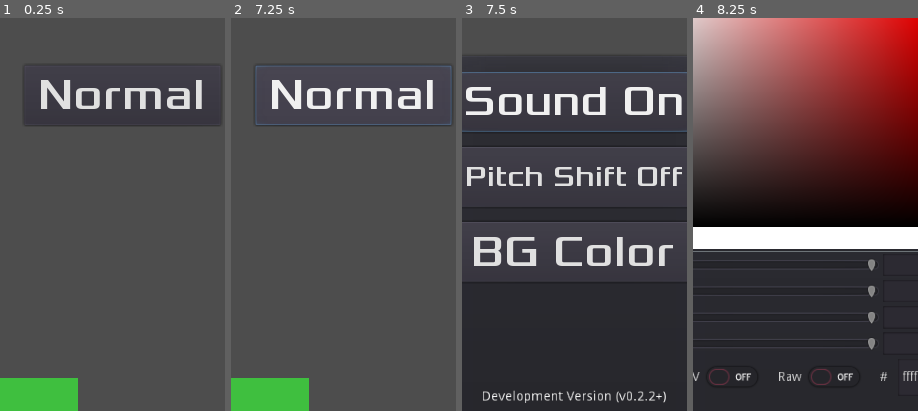
Above: before the commit, frames 1-4 (left to right).
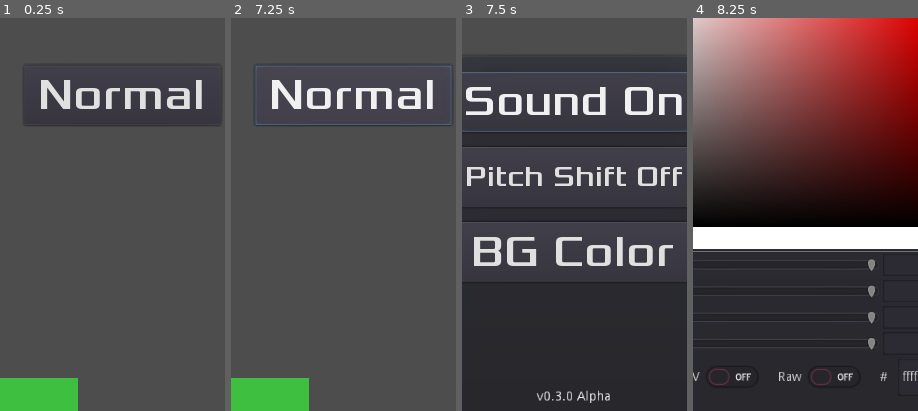
Above: after the commit, the same moments.

Repository: tomas7770/RunJump
Game: Godot game, scene res://scenes/Title.tscn
The game is run twice, just before and just after one commit, with the same random seed, the same clock (stepped at 60 frames per second) and the same inputs.
Inputs:
- Up to frame 1 (0.25 s): no input
- Up to frame 2 (7.25 s): click "Normal" at 0.5 s; click "Easy" at 1.25 s; click "Fast" at 2 s; click "Normal" at 2.75 s; click "Easy" at 3.5 s; click "Fast" at 4.25 s; click "Normal" at 5 s; click "Easy" at 5.75 s; click "Fast" at 6.5 s
- Up to frame 3 (7.5 s): click "Settings" at 7.25 s
- Up to frame 4 (8.25 s): click "BG Color" at 8 s
The pictures show only the part of the screen within x 23-73%, y 16-66%; the shares and areas given below are measured in that part.

Frames 1-2 are identical in both runs. In frame 3, 0.9% of the frame differs, in the area x 9-91%, y 94-98%; in frame 4, nothing differs.

Commit message:
Update version name to v0.3.0 Alpha

Diff:
--- a/scenes/GlobalVariables.gd
+++ b/scenes/GlobalVariables.gd
@@ -1,6 +1,6 @@
 extends Node
 
-const GAME_VERSION = "Development Version (v0.2.2+)"
+const GAME_VERSION = "v0.3.0 Alpha"
 const SAVEABLE = {"high_score":"high", "sound_mute":"mute", "sound_shift":"sfxshift"}
 enum DIFFICULTY {NORMAL, EASY, FAST}
 const DIFFICULTY_STRINGS = {
